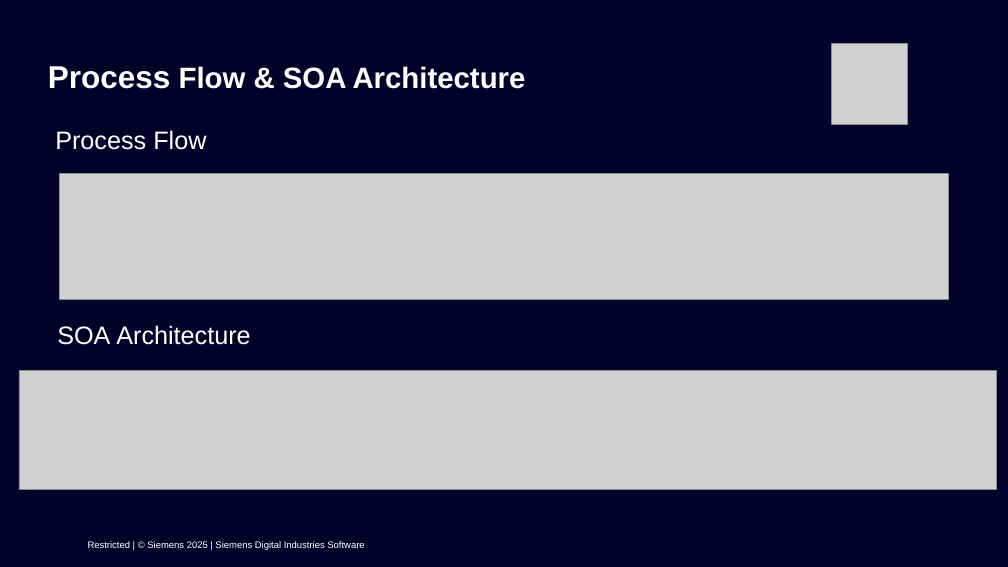
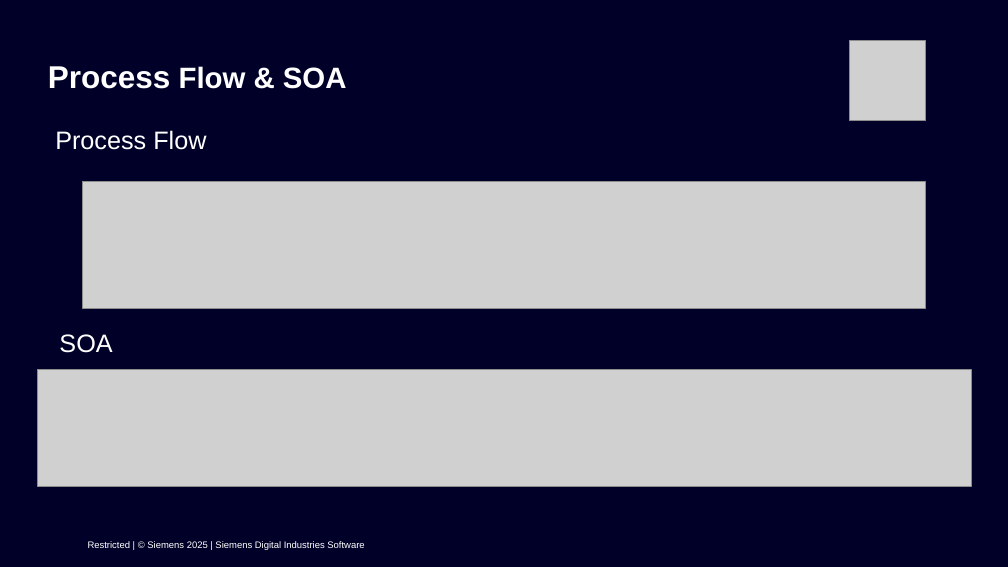
Before and after one commit to ashutoshkorde4/presentation, a slide deck: slide 7 of LCS_FY25 Internship Demo.pptx. Drawn at 1008x567 pixels with LibreOffice and Linux fonts; fonts in the diff are those of the drawing; grey boxes stand for pictures; background and template pictures are left out. Boxes give left, top, right and bottom in pixels: in the first picture for what was removed or moved away, otherwise in the second. Text is boxed around its words. In the diff, an @@ line names an element or a change of style, - is before the commit and + after.

```diff
--- a/LCS_FY25 Internship Demo.pptx
+++ b/LCS_FY25 Internship Demo.pptx
@@ picture: place and size @@
-picture at <box>832,44,908,124</box>
+picture at <box>850,40,926,120</box>
@@ title at <box>48,66,347,89</box>: text changed @@
-Process Flow & SOA Architecture
+Process Flow & SOA
@@ picture: place and size @@
-picture at <box>60,174,949,299</box>
+picture at <box>82,181,926,309</box>
@@ text at <box>59,334,112,353</box>: text changed @@
-SOA Architecture
+SOA
@@ picture: place and size @@
-picture at <box>19,371,996,490</box>
+picture at <box>37,370,971,487</box>
```
Also in this commit, not shown: 7 other slides changed.
